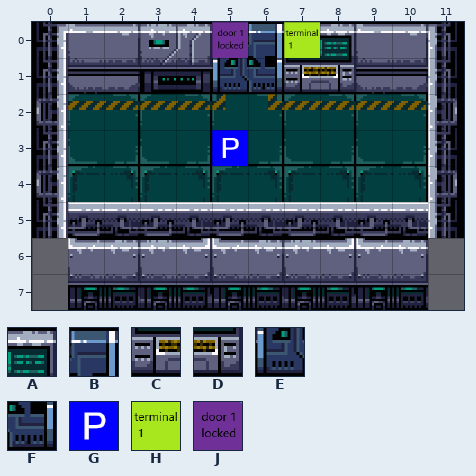
Tiled map -- game_main/worlds/world1.tmx. That is the earlier state.
Cells are 64x64 px. Shown: x 0..11, y 0..7.
Key: from "Lab": A 24 "h1", B 30 "h1", C 44 "h0", D 45 "h0", E 50 "h0", F 51 "h0"; from "post apo1": G 1013 "player"; from "triggers": H 50 "terminal: 1:0", J 80 "door: 1:1".
_ is an empty cell.
Objects are placed by their top-left corner, in cells (3,4 is the top-left corner of cell 3,4); size is 1x1 cell unless given.
Layers that did not change in this view are not listed.
Layer "entitees" before, first column x 0:
0 _____JBHA___
1 _____EFCD___
2 ____________
3 _____G______
4 ____________
5 ____________
6 ____________
7 ____________
After the commit:
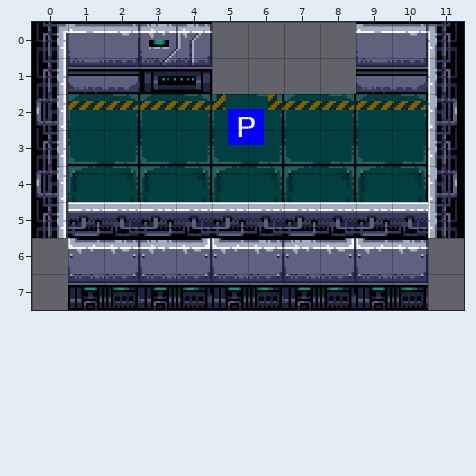
The edit:
Layer "entitees" (removed):
Tile A is removed in row 0 at x 8.
Tile B is removed in row 0 at x 6.
Tile C is removed in row 1 at x 7.
Tile D is removed in row 1 at x 8.
Tile E is removed in row 1 at x 5.
Tile F is removed in row 1 at x 6.
Tile G is removed in row 3 at x 5.
Tile H is removed in row 0 at x 7.
Tile J is removed in row 0 at x 5.
Layer "entitees" (added):
A new object: G "player" at 5.5,2.4.
Changed places in both pictures, as pixel boxes (x1, y1, x2, y2):
removed: (212, 22, 356, 94)
changed: (212, 109, 264, 166)
